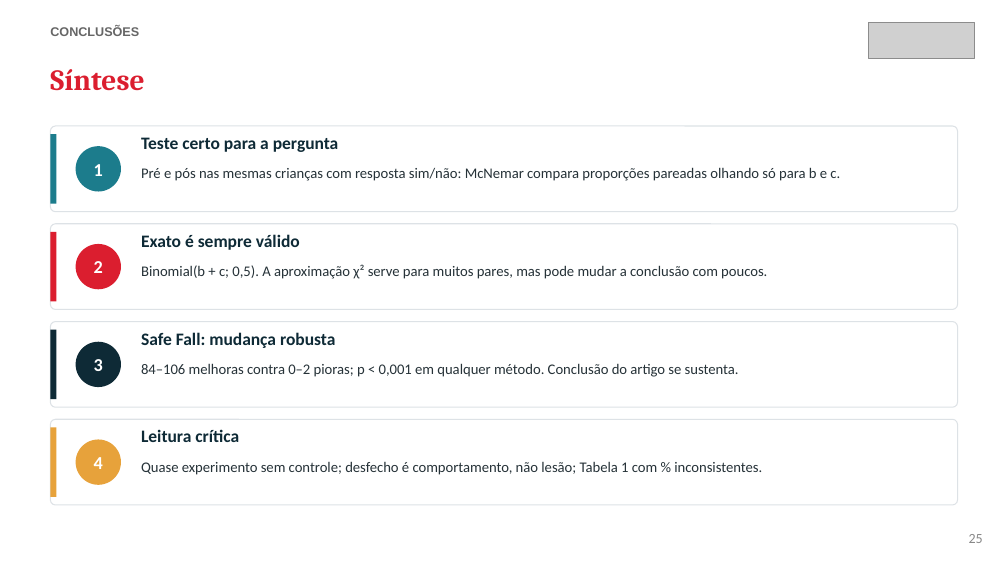
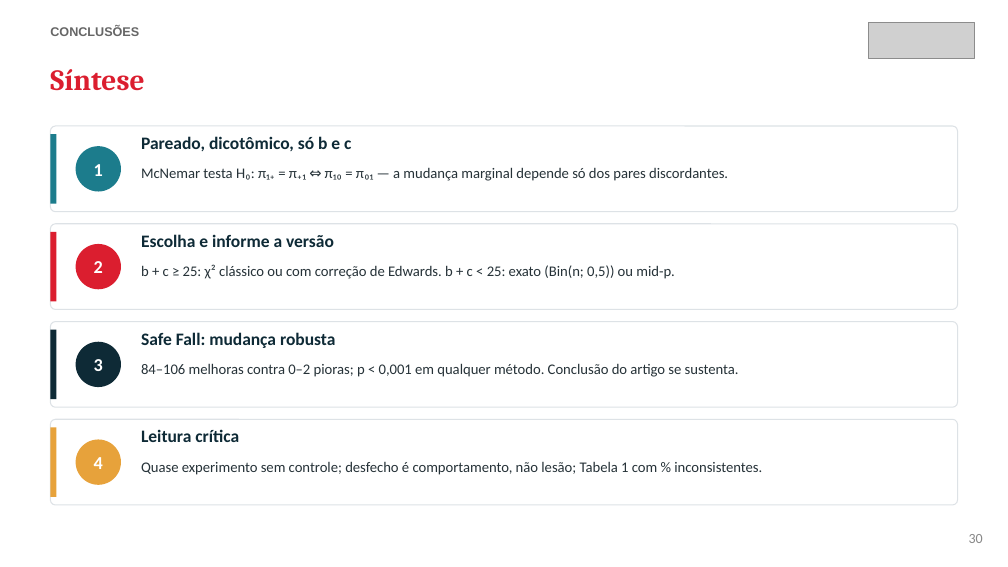
Before and after one commit to RodrigoSantosB/mcnemar-safe-fall, a slide deck: slide 30 of slides/apresentacao_mcnemar_safe_fall.pptx (slide 25 before the commit). Drawn at 1008x567 pixels with LibreOffice and Linux fonts; fonts in the diff are those of the drawing; grey boxes stand for pictures. Boxes give left, top, right and bottom in pixels: in the first picture for what was removed or moved away, otherwise in the second. Text is boxed around its words. In the diff, an @@ line names an element or a change of style, - is before the commit and + after.

```diff
--- a/slides/apresentacao_mcnemar_safe_fall.pptx
+++ b/slides/apresentacao_mcnemar_safe_fall.pptx
@@ text at [141,136,351,151]: text changed @@
-Teste certo para a pergunta
+Pareado, dicotômico, só b e c
@@ text at [141,167,728,181]: text changed @@
-Pré e pós nas mesmas crianças com resposta sim/não: McNemar compara proporções pareadas olhando só para b e c.
+McNemar testa H₀: π₁₊ = π₊₁ ⇔ π₁₀ = π₀₁ — a mudança marginal depende só dos pares discordantes.
@@ text at [141,234,334,247]: text changed @@
-Exato é sempre válido
+Escolha e informe a versão
@@ text at [141,264,674,279]: text changed @@
-Binomial(b + c; 0,5). A aproximação χ² serve para muitos pares, mas pode mudar a conclusão com poucos.
+b + c ≥ 25: χ² clássico ou com correção de Edwards. b + c < 25: exato (Bin(n; 0,5)) ou mid-p.
@@ text at [969,534,983,543]: text changed @@
-25
+30
```
Also in this commit, not shown: 15 other slides changed, 14 slides added, 9 slides removed, 49 other files.
